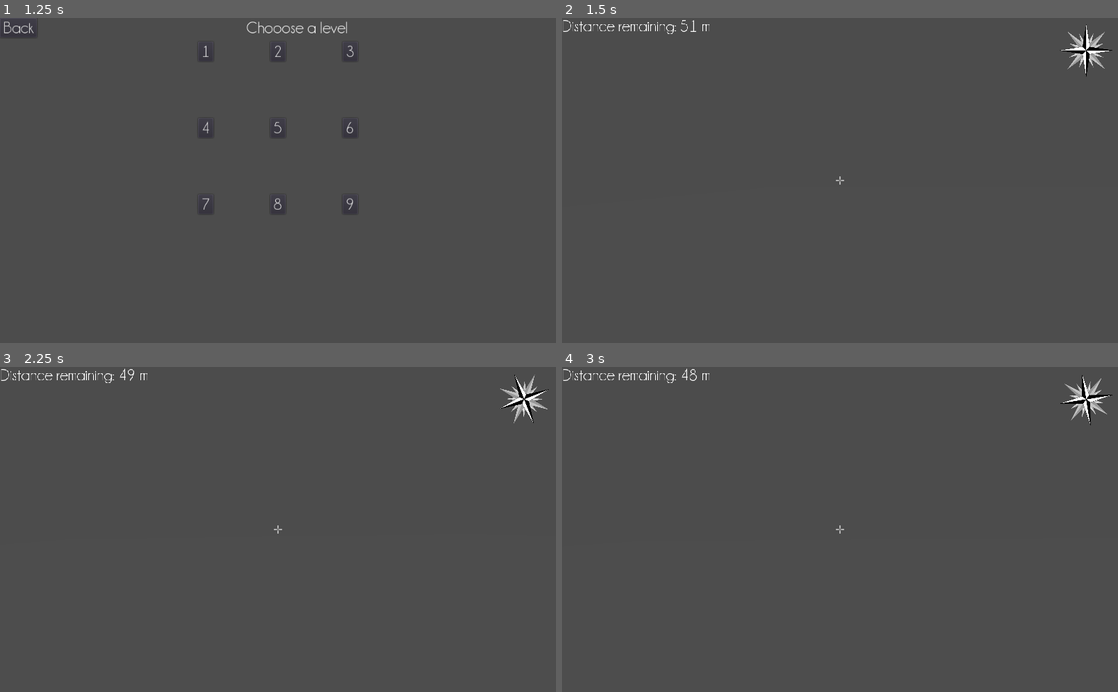
Above: before the commit, frames 1-4 (two rows, left to right).
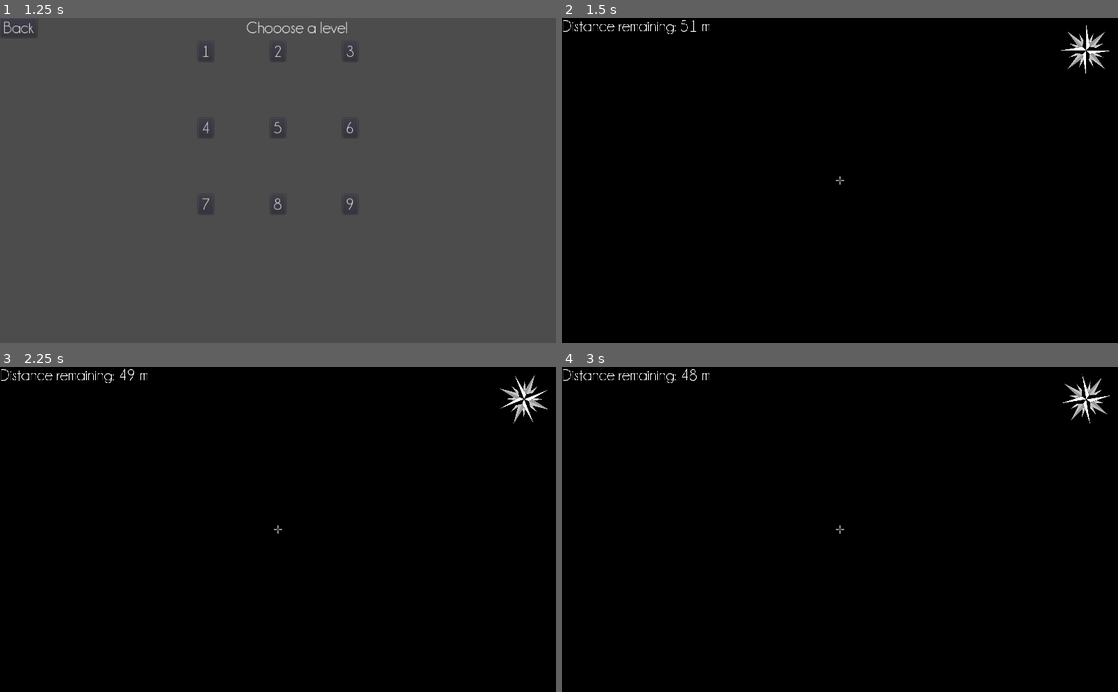
Above: after the commit, the same moments.

Repository: NilsIrl/Blindspot
Game: Godot game, scene res://menus/MainMenu.tscn
Two runs of this game, one before a commit and one after it. Both use one fixed random seed, a clock stepped at 60 frames per second and the inputs below.
Inputs (mouse positions are in pixels of both pictures, inside the frame that each line leads up to):
- Up to frame 1 (1.25 s): click "Level selector" at 0.5 s
- Up to frame 2 (1.5 s): click "1" at 1.25 s
- Up to frame 3 (2.25 s): tap Enter at 2 s; move the mouse to (305, 529) at 2.02 s; hold W (move_forward) from 2.03 s (still down); click (305, 529) at 2.1 s
- Up to frame 4 (3 s): keep holding W (move_forward); tap Space (move_jump) at 2.27 s; move the mouse to (812, 529) at 2.77 s; click (812, 529) at 2.85 s

Frame 1 is identical in both runs. In frame 2, 99% of the frame differs, in the area x 0-100%, y 0-100%; in frame 3, 99%; in frame 4, 99%.

Commit message:
Remove debug information

Diff:
--- a/assets/parts/End.gd
+++ b/assets/parts/End.gd
@@ -13,16 +13,8 @@
 		var path = remove_intermediate_points(navigation.get_simple_path(player.get_translation(), self.get_translation(), true))
 		if path[1] != $AudioStreamPlayer3D.global_transform.origin:
 			$AudioStreamPlayer3D.set_translation(path[1] - self.get_global_transform().origin)
-		$ImmediateGeometry.clear()
-		$ImmediateGeometry.begin(Mesh.PRIMITIVE_LINE_STRIP)
-		for p in path:
-			$ImmediateGeometry.add_vertex(p - self.get_global_transform().origin)
-		$ImmediateGeometry.end()
-
 		var distance_to_end = path_distance(path)
-		#$AudioStreamPlayer3D.unit_db = INITIAL_DB - linear2db(1 / (distance_to_audiostream / $AudioStreamPlayer3D.unit_size)) + linear2db(1 / (distance_to_end / $AudioStreamPlayer3D.unit_size))
 		$AudioStreamPlayer3D.unit_db = INITIAL_DB + linear2db(1 / (distance_to_end / $AudioStreamPlayer3D.unit_size))
-		print($AudioStreamPlayer3D.unit_db)
 		player.updateUI(distance_to_end)
 
 func rotate_own(delta):
--- a/assets/parts/End.tscn
+++ b/assets/parts/End.tscn
@@ -22,10 +22,6 @@
 
 [sub_resource type="ConvexPolygonShape" id=5]
 points = PoolVector3Array( -1, 1, 1, 1, 1, -1, 1, 1, 1, -1, 1, -1, -1, -1, 1, 1, -1, -1, 1, -1, 1, -1, -1, -1, 1, 1, 1, -1, 1, -1, 1, 1, -1, -1, 1, 1, 1, -1, 1, -1, -1, -1, 1, -1, -1, -1, -1, 1, 1, 1, 1, -1, -1, 1, -1, 1, 1, 1, -1, 1, 1, 1, -1, -1, -1, -1, -1, 1, -1, 1, -1, -1 )
-
-[sub_resource type="SpatialMaterial" id=6]
-albedo_color = Color( 1, 0.046875, 0.046875, 1 )
-roughness = 0.0
 
 [node name="End" type="Spatial" groups=[
 "navigation",
@@ -52,7 +48,4 @@
 [node name="CollisionShape" type="CollisionShape" parent="EndPoint"]
 shape = SubResource( 5 )
 
-[node name="ImmediateGeometry" type="ImmediateGeometry" parent="."]
-material_override = SubResource( 6 )
-
 [connection signal="body_entered" from="EndPoint" to="." method="_on_EndPoint_body_entered"]
--- a/entities/Player.gd
+++ b/entities/Player.gd
@@ -82,5 +82,4 @@
 	alive = false
 
 func _on_Dialog_popup_hide():
-	print("lol")
 	get_tree().change_scene("res://menus/LevelSelector.tscn")
--- a/entities/Player.tscn
+++ b/entities/Player.tscn
@@ -15,6 +15,9 @@
 [sub_resource type="CapsuleMesh" id=3]
 material = SubResource( 2 )
 
+[sub_resource type="Environment" id=4]
+background_mode = 2
+
 [node name="Player" type="KinematicBody"]
 transform = Transform( 1, 0, 0, 0, -1.62921e-07, -1, 0, 1, -1.62921e-07, 0, 0, 0 )
 script = ExtResource( 1 )
@@ -28,6 +31,7 @@
 
 [node name="Camera" type="Camera" parent="."]
 transform = Transform( 1, 0, 0, 0, -1.62921e-07, 1, 0, -1, -1.62921e-07, 0, 0, 0 )
+environment = SubResource( 4 )
 
 [node name="RayCast" type="RayCast" parent="."]
 transform = Transform( 1, 0, 0, 0, -1.62921e-07, 1, 0, -1, -1.62921e-07, 0, 0, 0 )
Not shown: 1 places in assets/parts/End.tscn that only renumber resources
Not shown: 1 places in entities/Player.tscn that only renumber resources
